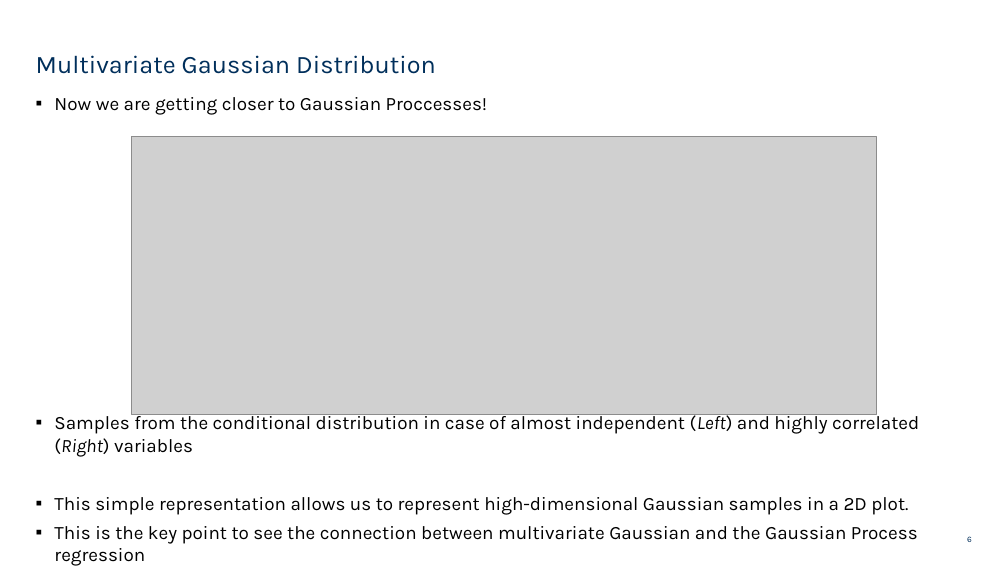
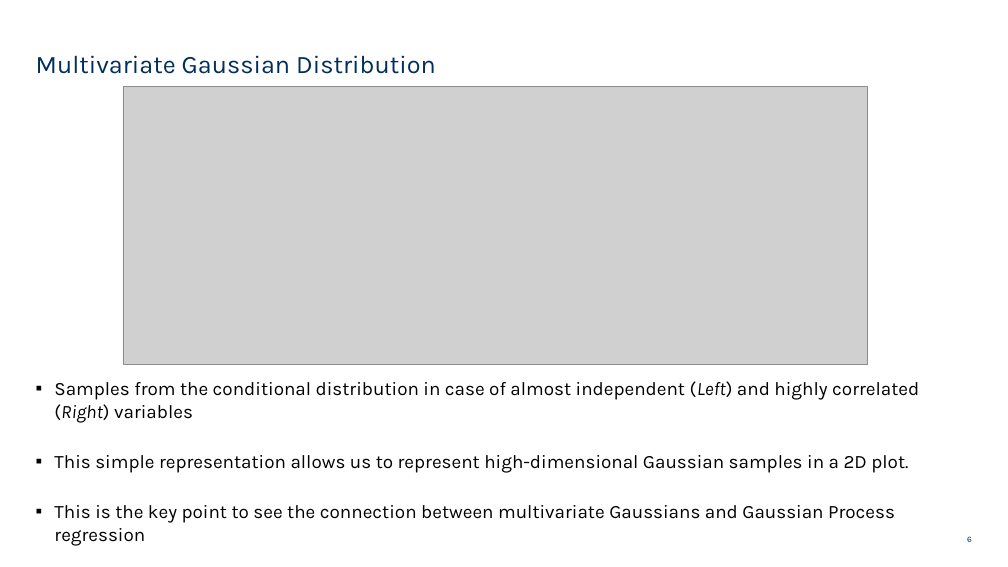
Before and after one commit to holmdk/gaussian_solar_project, a slide deck: slide 6 of presentation/gauss_processes.pptx. Drawn at 1008x567 pixels with LibreOffice and Linux fonts; fonts in the diff are those of the drawing; grey boxes stand for pictures; background and template pictures are left out. Boxes give left, top, right and bottom in pixels: in the first picture for what was removed or moved away, otherwise in the second. Text is boxed around its words. In the diff, an @@ line names an element or a change of style, - is before the commit and + after.

Commit message:
Add new regression

```diff
--- a/presentation/gauss_processes.pptx
+++ b/presentation/gauss_processes.pptx
@@ picture: place and size @@
-picture at [132,137,876,414]
+picture at [123,86,868,364]
@@ text at [54,97,487,115]: paragraph removed @@
-▪ Now we are getting closer to Gaussian Proccesses!
@@ text at [54,505,895,546]: text changed @@
-▪ This is the key point to see the connection between multivariate Gaussian and the Gaussian Process regression
+▪ This is the key point to see the connection between multivariate Gaussians and Gaussian Process regression
```
Also in this commit, not shown: 5 other slides changed, 14 slides added, 3 slides removed, 5 other files.
